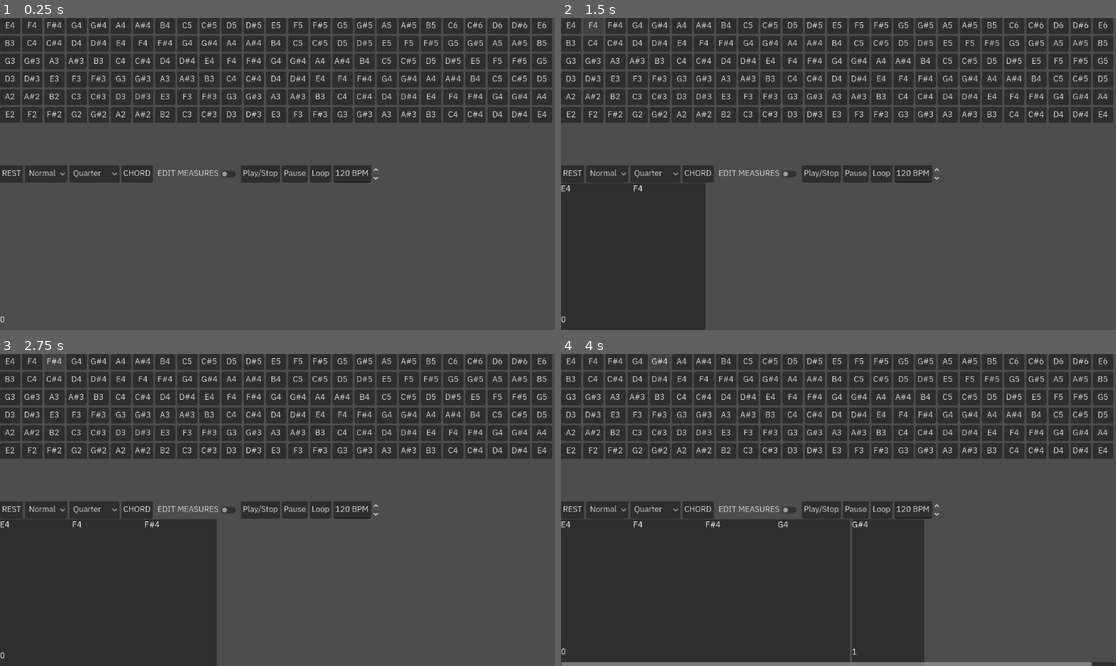
Above: before the commit, frames 1-4 (two rows, left to right).
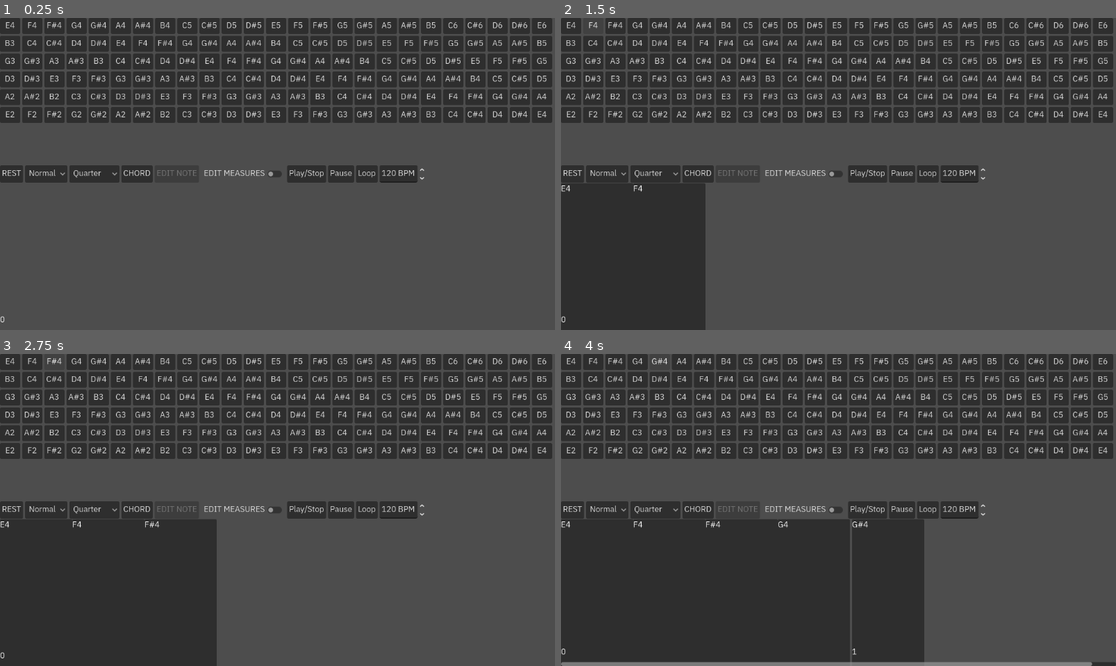
Above: after the commit, the same moments.

Repository: TetroTheo/GuitarMaster
Game: Godot game, scene res://test.tscn
The game is run twice, just before and just after one commit, with the same random seed, the same clock (stepped at 60 frames per second) and the same inputs. Sound files missing from this copy of the repository are replaced by a short silence.
Inputs:
- Up to frame 1 (0.25 s): no input
- Up to frame 2 (1.5 s): click "E4" at 0.5 s; click "F4" at 1.25 s
- Up to frame 3 (2.75 s): click "F#4" at 2 s
- Up to frame 4 (4 s): click "G4" at 2.75 s; click "G#4" at 3.5 s

The runs differ from the first frame. In frame 1, 1.2% of the frame differs, in the area x 28-77%, y 47-53%; in frame 2, 1.2%; in frame 3, 1.2%; in frame 4, 1.2%.

Commit message:
you can now delete individual notes! however, there is a strange glitch with the audio playback. it seems to be playing notes a little ahead.

Diff:
--- a/communicator.gd
+++ b/communicator.gd
@@ -17,6 +17,33 @@
 var last_song_note_position := 0.0
 var loop := false
 var BPM := 120.0
+var selected_npkgn: Node
+
+## so that we can connect to the track, so that it will tell us when a measure is deleted
+func _ready() -> void:
+	track.measure_deleted.connect(on_measure_deleted)
+	$Editing/NoteEdit.get_popup().id_pressed.connect(note_edit_option_selected)
+
+
+func note_edit_option_selected(index: int):
+	match index:
+		0: ## rewrite
+			pass
+		1: ## delete
+			$Editing/NoteEdit.disabled = true
+			selected_npkgn.queue_free()
+			selected_npkgn = null
+		2: ## play from here
+			pass
+
+
+
+## if we delete a measure with the selected npkgn, then reset the button
+func on_measure_deleted(measure: Measure):
+	for npkgn in measure.get_nkpgn():
+		if npkgn == selected_npkgn:
+			selected_npkgn = null
+			$Editing/NoteEdit.disabled = true
 
 ## if any key is pressed, tell the sheet to add a note
 func key_pressed(note : Note):
@@ -37,12 +64,13 @@
 				break
 		note.key.toggle_on()
 		chord_notes.append(note)
+		note.play_sound($AudioPlayers)
 		return
 	var npkg = NotePackage.new()
-	## apply modifier here
+	## apply the duration modifier to the npkg
 	npkg.duration = duration * duration_modifier
 	npkg.notes.append(note)
-	track.add_note_pkg(npkg)
+	track.add_note_pkg(self, npkg)
 	note.play_sound($AudioPlayers)
 
 
@@ -53,7 +81,7 @@
 func on_rest_pressed() -> void:
 	var npkg = NotePackage.new()
 	npkg.duration = duration * duration_modifier
-	track.add_note_pkg(npkg)
+	track.add_note_pkg(self, npkg)
 
 ## if we are turning off the chord feature, then
 ## if we had saved notes to the chord, we add all of them at once to an npkg
@@ -67,7 +95,10 @@
 			for note in chord_notes:
 				npkg.notes.append(note)
 				note.key.toggle_off()
-			track.add_note_pkg(npkg)
+				## just play for fun!
+				note.play_sound($AudioPlayers)
+			## include ourselves so that the npkgn can conect to us
+			track.add_note_pkg(self, npkg)
 			chord_notes.clear()
 
 ## TODO:
@@ -164,3 +195,8 @@
 			duration_modifier = 1.5
 		3: ## double dotted
 			duration_modifier = 1.75
+
+## at last, we can connect to these!
+func on_npkgn_pressed(npkgn):
+	selected_npkgn = npkgn
+	$Editing/NoteEdit.disabled = false
--- a/note-package-node.gd
+++ b/note-package-node.gd
@@ -4,7 +4,7 @@
 
 ## sets size according to the npkg duration, and changes the label to match.
 ## can show multiple notes for chords, and displays a rest when there are no notes.
-func set_note_pkg(pkg : NotePackage, measure : Measure):
+func set_note_pkg(measure : Measure, communicator : Node, pkg : NotePackage):
 	note_pkg = pkg
 	size_flags_horizontal = Control.SIZE_SHRINK_BEGIN
 	## works perfectly, for any measure size, and duration, and any time signature!
@@ -15,3 +15,5 @@
 			$Label.text += note.note_name() + '\n'
 	else:
 		$Label.text = 'REST'
+	## we have passed the communicater all the way through, just for this one connection!
+	pressed.connect(communicator.on_npkgn_pressed.bind(self))
--- a/note-package-node.tscn
+++ b/note-package-node.tscn
@@ -2,7 +2,7 @@
 
 [ext_resource type="Script" uid="uid://uwavigcapfmq" path="res://note-package-node.gd" id="1_xm4e4"]
 
-[node name="Button" type="Button" unique_id=500657331]
+[node name="NotePackageNode" type="Button" unique_id=500657331]
 offset_right = 50.0
 offset_bottom = 50.0
 size_flags_horizontal = 3
--- a/test-measure.gd
+++ b/test-measure.gd
@@ -47,11 +47,11 @@
 	return get_duration() + npkg.duration < measure_length or is_equal_approx(get_duration() + npkg.duration, measure_length)
 
 ## adds the Note Package Node to this measure
-func add_npkgn(npkgn, pkg):
+func add_npkgn(communicator, npkgn, pkg):
 	$NotePackageNodes.add_child(npkgn)
 	## sets the size, and notes
 	## we send ourself as an argument so that the note can easier tell what to resize to!
-	npkgn.set_note_pkg(pkg, self)
+	npkgn.set_note_pkg(self, communicator, pkg)
 	## hide the Add Notes button if the measure is full!
 	if $HBoxContainer/AddNote.visible and is_full():
 		$HBoxContainer/AddNote.hide()
--- a/test-track.gd
+++ b/test-track.gd
@@ -5,6 +5,7 @@
 @onready var measures = $MeasureContainer
 var measure_mode := false
 var measure_to_add_to := -1
+signal measure_deleted
 
 func _ready() -> void:
 	create_new_measure()
@@ -12,7 +13,7 @@
 
 ## adds an npkg to the sheet. if the last measure is full, we make a new one.
 ## either way, we add the measure to an available space in a measure.
-func add_note_pkg(pkg: NotePackage):
+func add_note_pkg(communicator: Node, pkg: NotePackage):
 	var npkgn = load("uid://bqhqm608hhbdx").instantiate()
 	var current_measure : Measure
 	if measures.get_children():
@@ -36,7 +37,7 @@
 				current_measure = create_new_measure()
 	else:
 		current_measure = create_new_measure()
-	current_measure.add_npkgn(npkgn, pkg)
+	current_measure.add_npkgn(communicator, npkgn, pkg)
 
 
 func create_new_measure() -> Node:
@@ -56,6 +57,7 @@
 ## deletes the measure that sent this
 ## moves measures that come after it backwards by one.
 func on_delete(measure):
+	measure_deleted.emit(measure)
 	for i in range(measure.measure_number, measures.get_child_count()):
 		measures.get_child(i).change_measure_number(-1)
 		measure.queue_free()
--- a/test.tscn
+++ b/test.tscn
@@ -78,6 +78,19 @@
 toggle_mode = true
 text = "CHORD"
 
+[node name="NoteEdit" type="MenuButton" parent="Communicator/Editing" unique_id=552369376]
+layout_mode = 2
+disabled = true
+text = "EDIT NOTE"
+flat = false
+item_count = 3
+popup/item_0/text = "Rewrite"
+popup/item_0/id = 0
+popup/item_1/text = "Delete"
+popup/item_1/id = 1
+popup/item_2/text = "Play from here"
+popup/item_2/id = 2
+
 [node name="MeasureEdit" type="CheckButton" parent="Communicator/Editing" unique_id=1368161599]
 layout_mode = 2
 text = "EDIT MEASURES"
